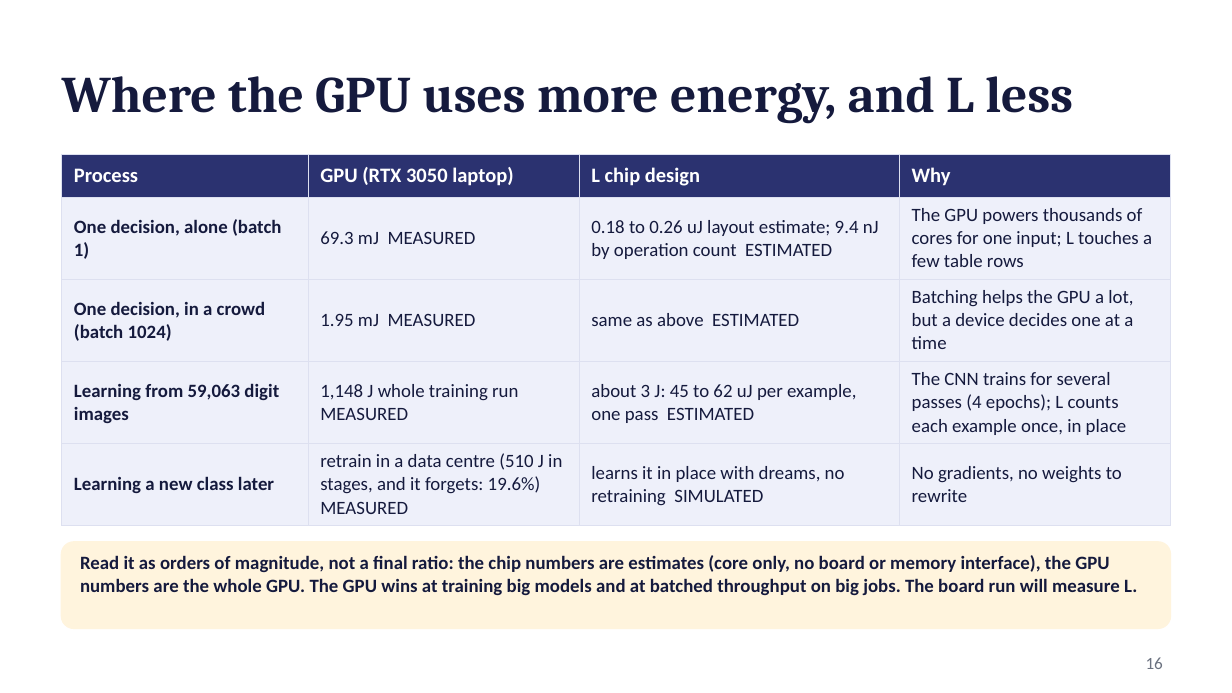
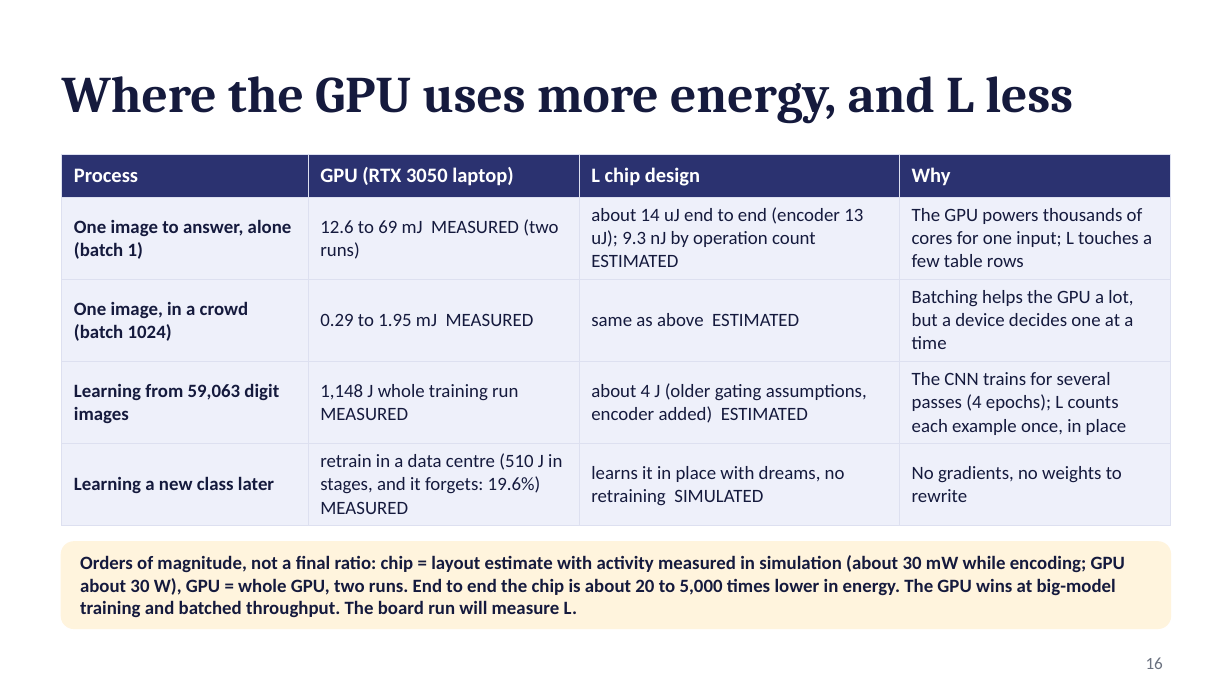
Before and after one commit to kurosaki11op-art/gpu2.0, a slide deck: slide 16 of docs/L_pitch_final.pptx. Drawn at 1232x693 pixels with LibreOffice and Linux fonts; fonts in the diff are those of the drawing. Boxes give left, top, right and bottom in pixels: in the first picture for what was removed or moved away, otherwise in the second. Text is boxed around its words. In the diff, an @@ line names an element or a change of style, - is before the commit and + after.

```diff
--- a/docs/L_pitch_final.pptx
+++ b/docs/L_pitch_final.pptx
@@ table at bbox=[62, 154, 1170, 518] @@
-row 2: One decision, alone (batch 1) | 69.3 mJ MEASURED | 0.18 to 0.26 uJ layout estimate; 9.4 nJ by operation count ESTIMATED | The GPU powers thousands of cores for one input; L touches a few table rows
+row 2: One image to answer, alone (batch 1) | 12.6 to 69 mJ MEASURED (two runs) | about 14 uJ end to end (encoder 13 uJ); 9.3 nJ by operation count ESTIMATED | The GPU powers thousands of cores for one input; L touches a few table rows
-row 3, column 1: One decision, in a crowd (batch 1024)
+row 3, column 1: One image, in a crowd (batch 1024)
-row 3, column 2: 1.95 mJ MEASURED
+row 3, column 2: 0.29 to 1.95 mJ MEASURED
-row 4, column 3: about 3 J: 45 to 62 uJ per example, one pass ESTIMATED
+row 4, column 3: about 4 J (older gating assumptions, encoder added) ESTIMATED
@@ text at bbox=[80, 555, 1125, 617]: text changed @@
-Read it as orders of magnitude, not a final ratio: the chip numbers are estimates (core only, no board or memory interface), the GPU numbers are the whole GPU. The GPU wins at training big models and at batched throughput on big jobs. The board run will measure L.
+Orders of magnitude, not a final ratio: chip = layout estimate with activity measured in simulation (about 30 mW while encoding; GPU about 30 W), GPU = whole GPU, two runs. End to end the chip is about 20 to 5,000 times lower in energy. The GPU wins at big-model training and batched throughput. The board run will measure L.
```
Also in this commit, not shown: 1 other slide changed, 10 other files.
